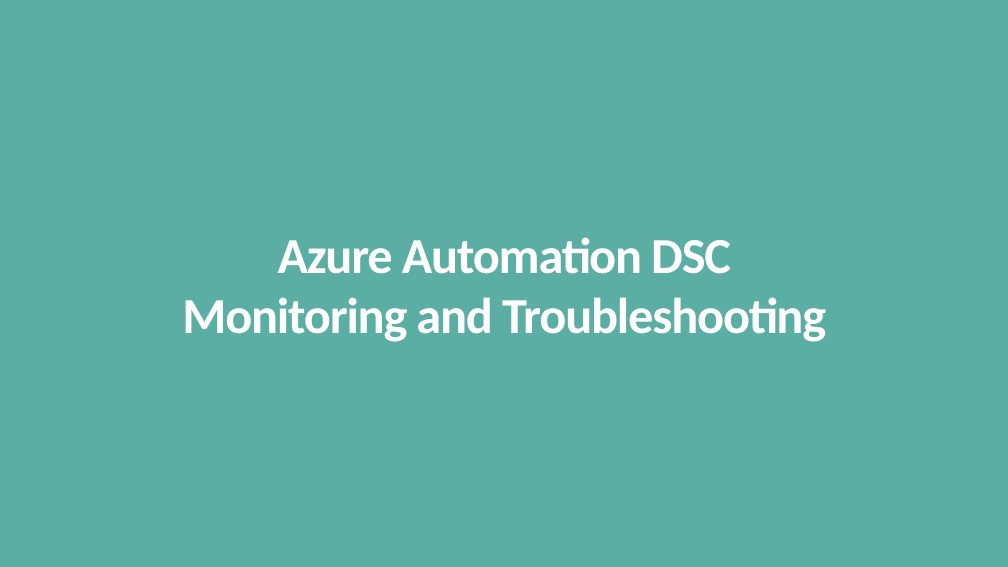
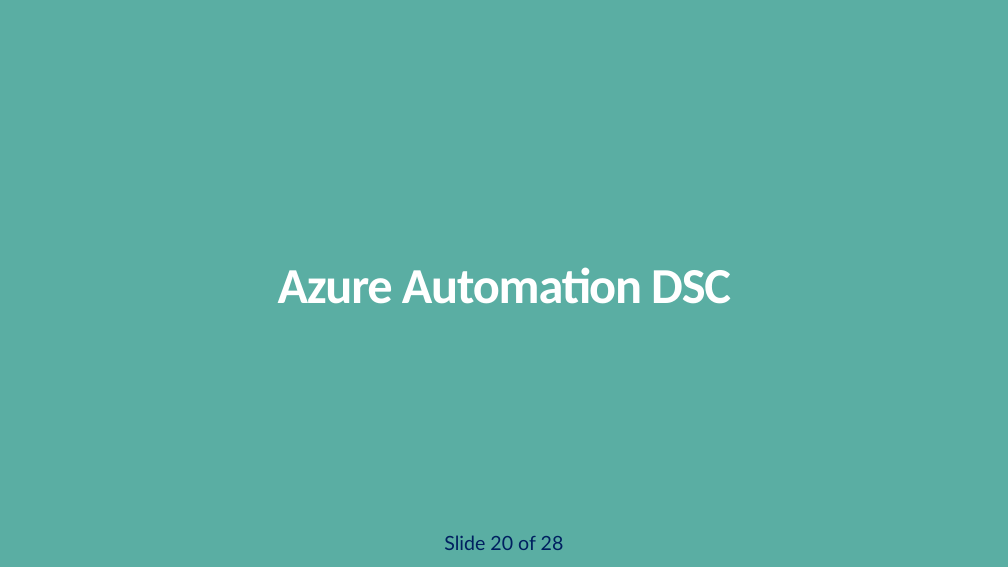
Before and after one commit to timothywarner/ittransformation2017, a slide deck: slide 20 of warner-itt-dsc.pptx (slide 19 before the commit). Drawn at 1008x567 pixels with LibreOffice and Linux fonts; fonts in the diff are those of the drawing. Boxes give left, top, right and bottom in pixels: in the first picture for what was removed or moved away, otherwise in the second. Text is boxed around its words. In the diff, an @@ line names an element or a change of style, - is before the commit and + after.

```diff
--- a/warner-itt-dsc.pptx
+++ b/warner-itt-dsc.pptx
@@ title at [278, 267, 731, 304]: text changed @@
-Azure Automation DSC
-Monitoring and Troubleshooting
+Azure Automation DSC
@@ text added at [444, 535, 564, 550], 14 pt, text #002060 @@
+Slide 20 of 28
```
Also in this commit, not shown: 22 other slides changed, 5 slides added, 6 other files.
